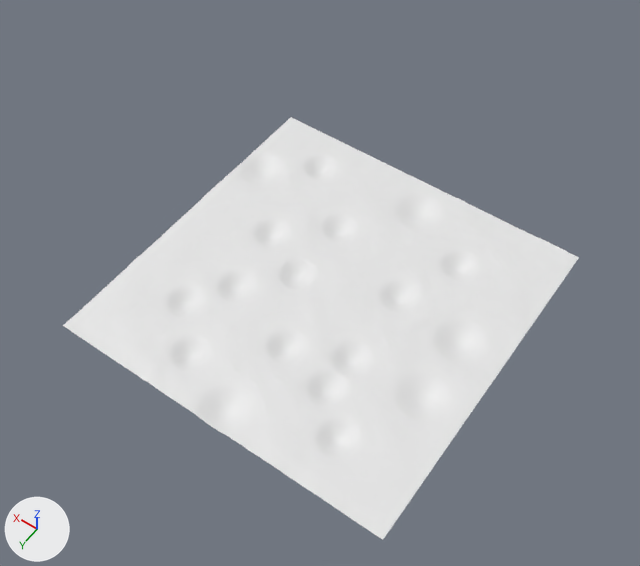
A saved change to the Blender file The-Wood-Between-Worlds/Assets/Prefabs/Ground.blend.
Rendered twice from a 50 mm lens placed at (-41.6, 60.2, 95.2), pointed at (-0.8, 3.2, 5.6). Lighting does not change. The marker at lower left points along +X, +Y and +Z. Mesh edges are drawn as thin lines on the coarser meshes.

In view in the first picture: 'Ground Plane'.
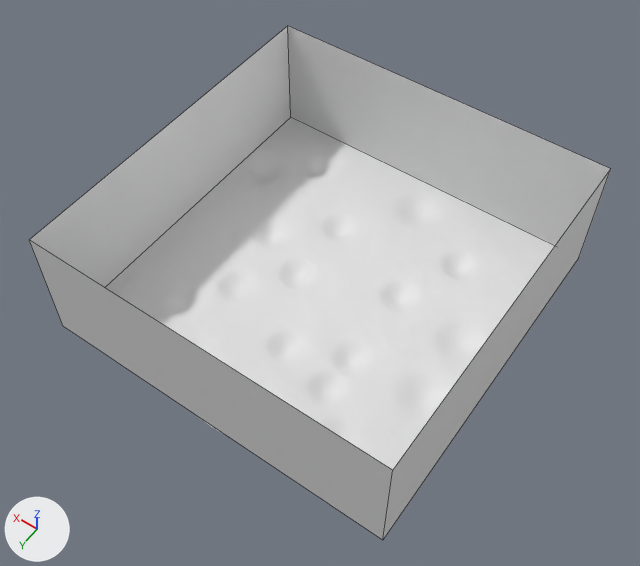
Where the change shows, as pixel boxes (x1, y1, x2, y2) in the pictures (640 x 566 px):
```json
{"object": "Boundry wall East", "change": "added", "after": [288, 26, 610, 245]}
{"object": "Boundry wall West", "change": "added", "after": [29, 240, 393, 540]}
{"object": "Boundry wall South", "change": "added", "after": [30, 26, 291, 288]}
{"object": "Boundry wall North", "change": "added", "after": [383, 169, 611, 539]}
```

Edits to the scene script, one JSON object a line:
```json
{"op": "add", "block": "me_cube_1", "code": ["me_cube_1 = bpy.data.meshes.new('Cube')", "me_cube_1.from_pydata([(-25.0, 25.0, -0.3), (-25.0, 25.0, 83.8), (25.0, 25.0, -0.3), (25.0, 25.0, 83.8)], [], [(0, 2, 3, 1)])"]}
{"op": "add", "block": "me_cube_004", "code": ["me_cube_004 = bpy.data.meshes.new('Cube.004')", "me_cube_004.from_pydata([(25.0, -25.0, -0.3), (25.0, -25.0, 83.8), (25.0, 25.0, -0.3), (25.0, 25.0, 83.8)], [], [(2, 0, 1, 3)])"]}
{"op": "add", "block": "me_cube_002", "code": ["me_cube_002 = bpy.data.meshes.new('Cube.002')", "me_cube_002.from_pydata([(-25.0, -25.0, -0.3), (-25.0, -25.0, 83.8), (-25.0, 25.0, -0.3), (-25.0, 25.0, 83.8)], [], [(0, 2, 3, 1)])"]}
{"op": "add", "block": "me_cube_003", "code": ["me_cube_003 = bpy.data.meshes.new('Cube.003')", "me_cube_003.from_pydata([(-25.0, -25.0, -0.3), (-25.0, -25.0, 83.8), (25.0, -25.0, -0.3), (25.0, -25.0, 83.8)], [], [(2, 0, 1, 3)])"]}
{"op": "add", "block": "ob_boundry_wall_west", "code": ["ob_boundry_wall_west = bpy.data.objects.new('Boundry wall West', me_cube_1)", "ob_boundry_wall_west.location = (0.0, 0.0, 0.0)", "ob_boundry_wall_west.scale = (1.0, 1.0, 0.205)"]}
{"op": "add", "block": "ob_boundry_wall_south", "code": ["ob_boundry_wall_south = bpy.data.objects.new('Boundry wall South', me_cube_004)", "ob_boundry_wall_south.location = (0.0, 0.0, 0.0)", "ob_boundry_wall_south.scale = (1.0, 1.0, 0.205)"]}
{"op": "add", "block": "ob_boundry_wall_north", "code": ["ob_boundry_wall_north = bpy.data.objects.new('Boundry wall North', me_cube_002)", "ob_boundry_wall_north.location = (0.0, 0.0, 0.0)", "ob_boundry_wall_north.scale = (1.0, 1.0, 0.205)"]}
{"op": "add", "block": "ob_boundry_wall_east", "code": ["ob_boundry_wall_east = bpy.data.objects.new('Boundry wall East', me_cube_003)", "ob_boundry_wall_east.location = (0.0, 0.0, 0.0)", "ob_boundry_wall_east.scale = (1.0, 1.0, 0.205)"]}
```
